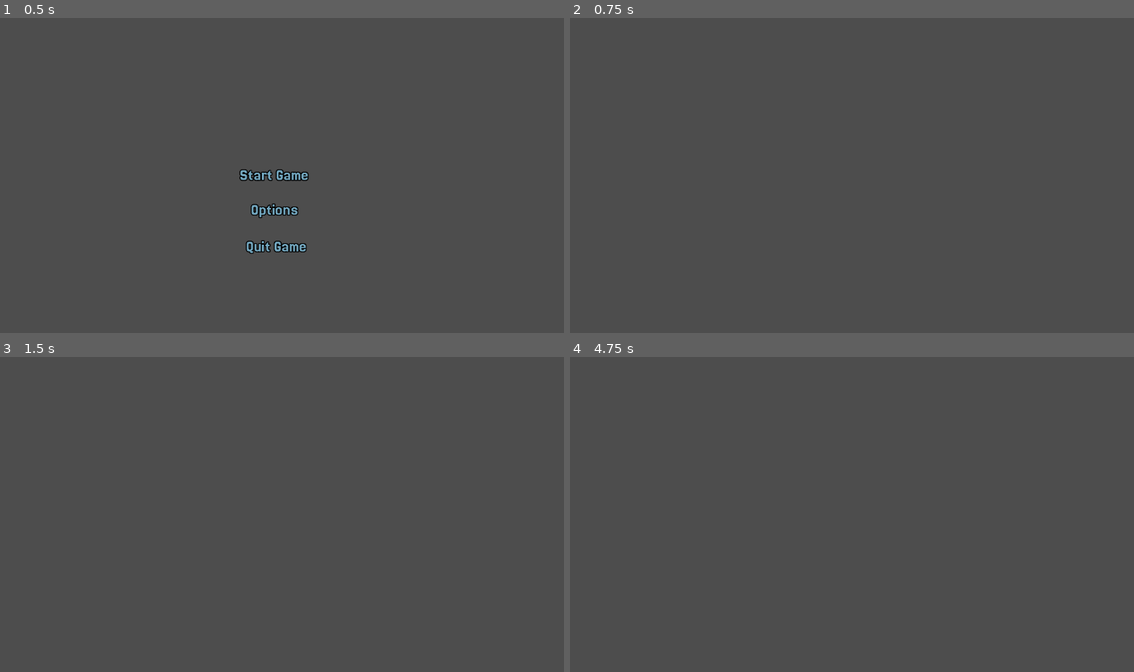
Above: before the commit, frames 1-4 (two rows, left to right).
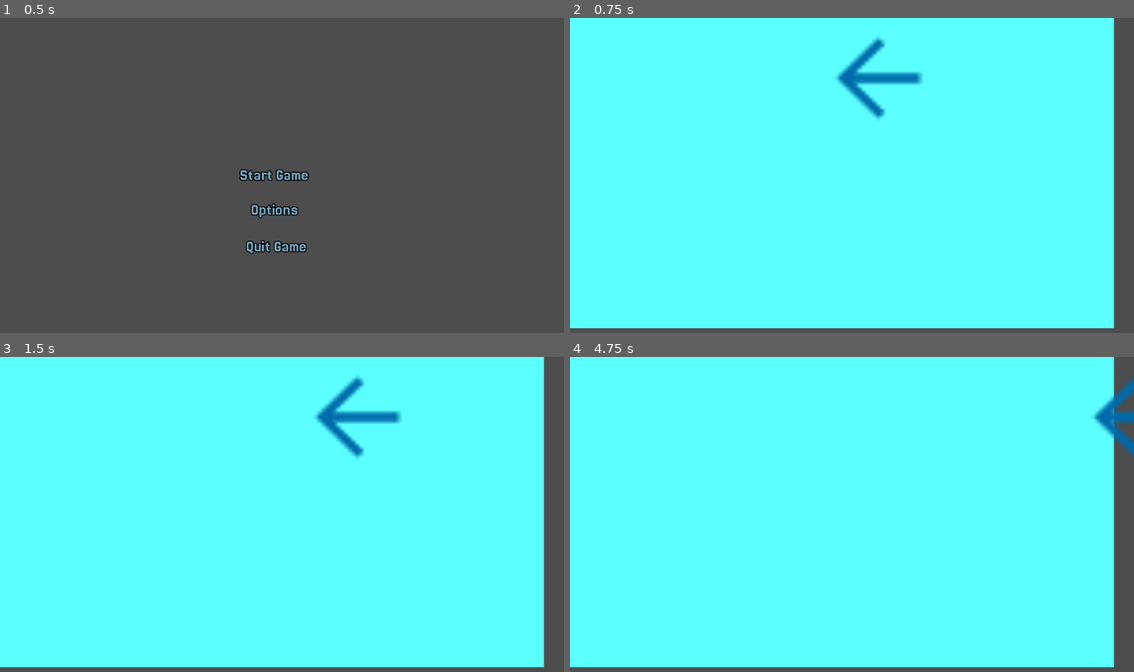
Above: after the commit, the same moments.

Repository: battle906/stem-game-project
Game: Godot game, scene res://main menu.tscn
Same seed, same stepped clock (60 frames per second), same inputs: the game is played once before the commit and once after it.
Inputs:
- Up to frame 1 (0.5 s): no input
- Up to frame 2 (0.75 s): click "Start Game" at 0.5 s
- Up to frame 3 (1.5 s): tap Enter at 1.25 s; hold D (right) from 1.28 s (still down)
- Up to frame 4 (4.75 s): release D (right) at 2.03 s; hold S (down) 2.03-2.78 s; hold D (right) 2.78-3.53 s; tap Space at 3.5 s; hold W (up) 3.53-4.28 s; tap Enter at 4.25 s; hold A (left) from 4.28 s (still down)

Frame 1 is identical in both runs. In frame 2, 95% of the frame differs, in the area x 0-97%, y 0-99%; in frame 3, 95%; in frame 4, 96%, in the area x 0-100%, y 0-99%.

Commit message:
made basic movements
the basic movements of the game like up, left, right, and down

Diff:
--- a/main_game.tscn
+++ b/main_game.tscn
@@ -1,6 +1,33 @@
 [gd_scene format=3 uid="uid://cl5tj233fvjc"]
 
+[ext_resource type="Script" uid="uid://deigw7fwy1h17" path="res://movement.gd" id="1_1oj5k"]
+[ext_resource type="Texture2D" uid="uid://b3n1nvr36ltwm" path="res://Buttons/highlighted/arrow_back_33dp_006BAB_FILL0_wght400_GRAD0_opsz40.png" id="2_yx7mw"]
+
+[sub_resource type="RectangleShape2D" id="RectangleShape2D_yx7mw"]
+size = Vector2(164, 151)
+
 [node name="main game" type="Node2D" unique_id=1207342263]
-position = Vector2(378, 278)
 
-[node name="Sprite2D" type="Sprite2D" parent="." unique_id=228267955]
+[node name="ColorRect" type="ColorRect" parent="." unique_id=402003601]
+visibility_layer = 2
+offset_left = -4.0
+offset_top = -4.0
+offset_right = 1111.0
+offset_bottom = 634.0
+color = Color(0.35686275, 1, 1, 1)
+
+[node name="CharacterBody2D" type="CharacterBody2D" parent="." unique_id=1189901887]
+disable_mode = 2
+collision_layer = 2
+script = ExtResource("1_1oj5k")
+speed = 500
+
+[node name="CollisionShape2D" type="CollisionShape2D" parent="CharacterBody2D" unique_id=920868715]
+position = Vector2(638, 120.5)
+shape = SubResource("RectangleShape2D_yx7mw")
+debug_color = Color(0.4627451, 0.62352943, 0.14117648, 1)
+
+[node name="Sprite2D" type="Sprite2D" parent="CharacterBody2D" unique_id=1963096991]
+position = Vector2(630, 123)
+scale = Vector2(7.712121, 7.439394)
+texture = ExtResource("2_yx7mw")
--- /dev/null
+++ b/movement.gd
@@ -0,0 +1,11 @@
+extends CharacterBody2D
+
+@export var speed = 400
+
+func get_input():
+	var input_direction = Input.get_vector("left", "right", "up", "down")
+	velocity = input_direction * speed
+
+func _physics_process(_delta):
+	get_input()
+	move_and_slide()
--- a/project.godot
+++ b/project.godot
@@ -19,23 +19,32 @@
 up={
 "deadzone": 0.2,
 "events": [Object(InputEventKey,"resource_local_to_scene":false,"resource_name":"","device":-1,"window_id":0,"alt_press …(192 unchanged characters)…
+, Object(InputEventKey,"resource_local_to_scene":false,"resource_name":"","device":-1,"window_id":0,"alt_pressed":false,"shift_pressed":false,"ctrl_pressed":false,"meta_pressed":false,"pressed":false,"keycode":0,"physical_keycode":4194320,"key_label":0,"unicode":0,"location":0,"echo":false,"script":null)
 ]
 }
 down={
 "deadzone": 0.2,
 "events": [Object(InputEventKey,"resource_local_to_scene":false,"resource_name":"","device":-1,"window_id":0,"alt_press …(192 unchanged characters)…
+, Object(InputEventKey,"resource_local_to_scene":false,"resource_name":"","device":-1,"window_id":0,"alt_pressed":false,"shift_pressed":false,"ctrl_pressed":false,"meta_pressed":false,"pressed":false,"keycode":0,"physical_keycode":4194322,"key_label":0,"unicode":0,"location":0,"echo":false,"script":null)
 ]
 }
 right={
 "deadzone": 0.2,
 "events": [Object(InputEventKey,"resource_local_to_scene":false,"resource_name":"","device":-1,"window_id":0,"alt_press …(192 unchanged characters)…
+, Object(InputEventKey,"resource_local_to_scene":false,"resource_name":"","device":-1,"window_id":0,"alt_pressed":false,"shift_pressed":false,"ctrl_pressed":false,"meta_pressed":false,"pressed":false,"keycode":0,"physical_keycode":4194321,"key_label":0,"unicode":0,"location":0,"echo":false,"script":null)
 ]
 }
 left={
 "deadzone": 0.2,
 "events": [Object(InputEventKey,"resource_local_to_scene":false,"resource_name":"","device":-1,"window_id":0,"alt_press …(191 unchanged characters)…
+, Object(InputEventKey,"resource_local_to_scene":false,"resource_name":"","device":-1,"window_id":0,"alt_pressed":false,"shift_pressed":false,"ctrl_pressed":false,"meta_pressed":false,"pressed":false,"keycode":0,"physical_keycode":4194319,"key_label":0,"unicode":0,"location":0,"echo":false,"script":null)
 ]
 }
+
+[layer_names]
+
+2d_physics/layer_1="walls"
+2d_physics/layer_2="player"
 
 [physics]
 
Not shown, added: export_presets.cfg
Not shown, added: movement.gd.uid
